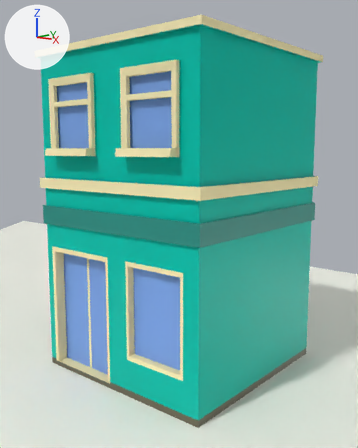
Two versions of the Blender file public/assets/models/buildingv2.blend, one commit apart.
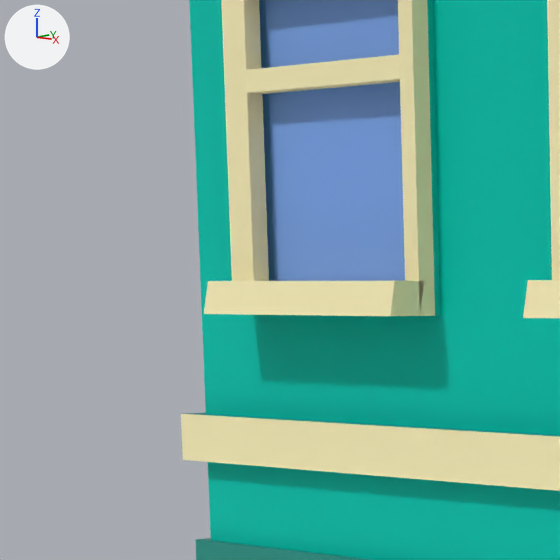
Each version is shown whole from a 50 mm lens placed at (6.68, -6.07, 4.57), pointed at (0.05, 1.84, 3.03), then close up on the part from 0% to 34% of the width and 19% to 47% of the height. Arrows for +X, +Y and +Z are at upper left; the lights stay in place.

In view in the first close-up: 'building0', 'building1'.
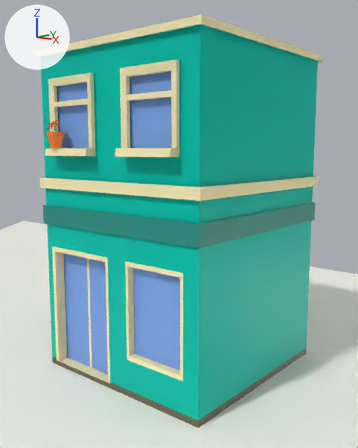
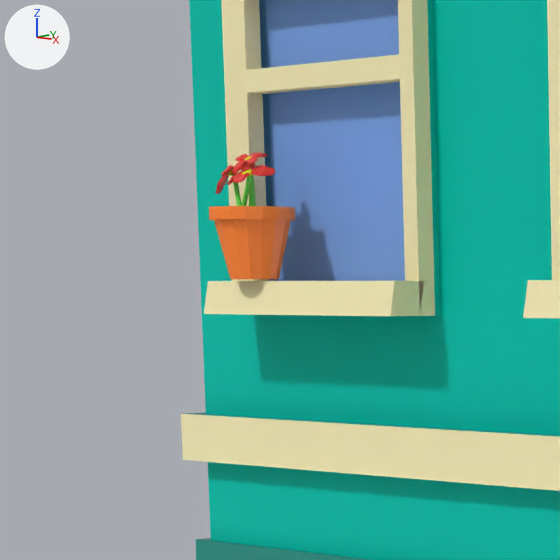
What changed in the scene script:
```text
Add mat_material_011:
    mat_material_011 = principled_material('Material.011')
    mat_material_011.base_color = (0.8, 0.781, 0.00686)  # yellow #e7e514
Add mat_material_green:
    mat_material_green = principled_material('Material.green')
    mat_material_green.base_color = (0.163, 0.8, 0.0743)  # green #70e74d
Add mat_material_009:
    mat_material_009 = principled_material('Material.009')
    mat_material_009.base_color = (1.0, 0.224, 0.0279)  # orange #ff822f
Add mat_material_012:
    mat_material_012 = principled_material('Material.012')
    mat_material_012.base_color = (0.8, 0.0383, 0.0309)  # red #e73731
Add mat_material_010:
    mat_material_010 = principled_material('Material.010')
    mat_material_010.base_color = (0.0835, 0.0195, 0.00497)  # brown #52260f
Add me_cylinder_001:
    me_cylinder_001.from_pydata(...)  # 750 vertices, 676 faces; spans x -1.77..1.77, y -1.77..1.77, z -5.25..0.0
    # faces by material slot: [81, 16, 96, 75, 408]
    me_cylinder_001.materials.append(mat_material_009)  # orange #ff822f
    me_cylinder_001.materials.append(mat_material_010)  # brown #52260f
    me_cylinder_001.materials.append(mat_material_green)  # green #70e74d
    me_cylinder_001.materials.append(mat_material_011)  # yellow #e7e514
    me_cylinder_001.materials.append(mat_material_012)  # red #e73731
Add ob_vaso:
    ob_vaso = bpy.data.objects.new('vaso', me_cylinder_001)
    ob_vaso.location = (-1.309, -0.215, 4.6)
    ob_vaso.scale = (-0.0999, -0.0999, -0.0999)
```

Changed parts and their boxes [x1, y1, x2, y2] in the close-ups (560 x 560 px):
'vaso', added (orange)
    after: [209, 153, 295, 279]
    faces in mat_material_009 (orange #ff822e): [209, 206, 295, 279]
    faces in mat_material_012 (red #e73731): [216, 153, 275, 194]
    faces in mat_material_green (green #70e74d): [232, 174, 256, 206]
